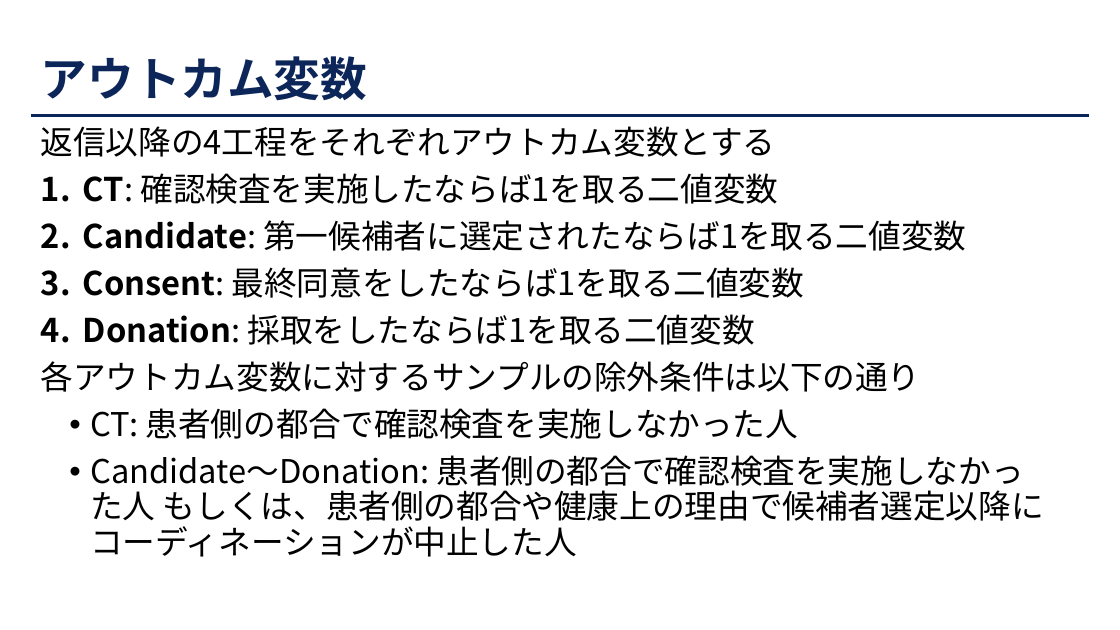
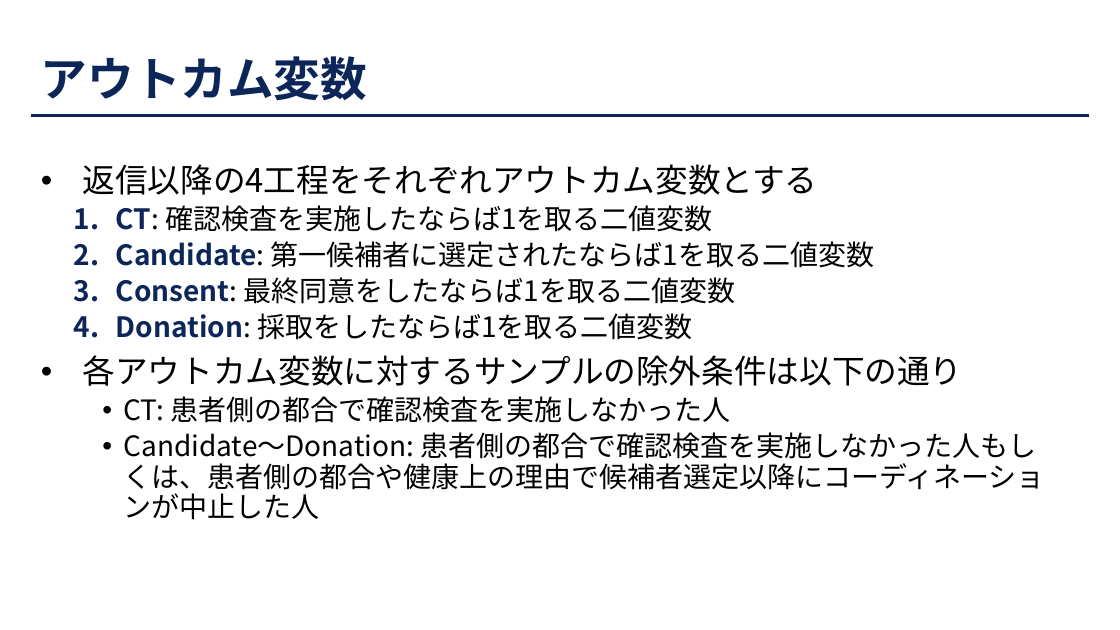
Before and after one commit to JMDP-behavioral-economics/RCT-Nudge, a slide deck: slide 31 of docs/slide/221014骨髄バンク介入実験分析.pptx. Drawn at 1120x630 pixels with LibreOffice and Linux fonts; fonts in the diff are those of the drawing. Boxes give left, top, right and bottom in pixels: in the first picture for what was removed or moved away, otherwise in the second. Text is boxed around its words. In the diff, an @@ line names an element or a change of style, - is before the commit and + after.

Commit message:
update pptx slides

```diff
--- a/docs/slide/221014骨髄バンク介入実験分析.pptx
+++ b/docs/slide/221014骨髄バンク介入実験分析.pptx
@@ text at [83,164,963,423]: size 28 to 24 pt in "CT: 確認検査を実施したならば1を取る二値変数", "Candidate: 第一候補者に選定されたならば1を取る二値変数", "Consent: 最終同意をしたならば1を取る二値変数", "Donation: 採取をしたならば1を取る二値変数" and 1 more places; text colour #000000 to #0D2659 in "CT:", "Candidate:", "Consent:", "Donation:"; bullet none to •; list level 1 to 2 in "CT: 確認検査を実施したならば1を取る二値変数"; list level 1 to 2 in "Candidate: 第一候補者に選定されたならば1を取る二値変数"; list level 1 to 2 in "Consent: 最終同意をしたならば1を取る二値変数"; list level 1 to 2 in "Donation: 採取をしたならば1を取る二値変数"; list level 1 to 2 in "CT: 患者側の都合で確認検査を実施しなかった人" @@
@@ text at [123,432,1045,520]: text changed; size 28 to 24 pt @@
-• Candidate～Donation: 患者側の都合で確認検査を実施しなかった人 もしくは、患者側の都合や健康上の理由で候補者選定以降にコーディネーションが中止した人
+  • Candidate～Donation: 患者側の都合で確認検査を実施しなかった人もしくは、患者側の都合や健康上の理由で候補者選定以降にコーディネーションが中止した人
```
Also in this commit, not shown: 22 other slides changed.
